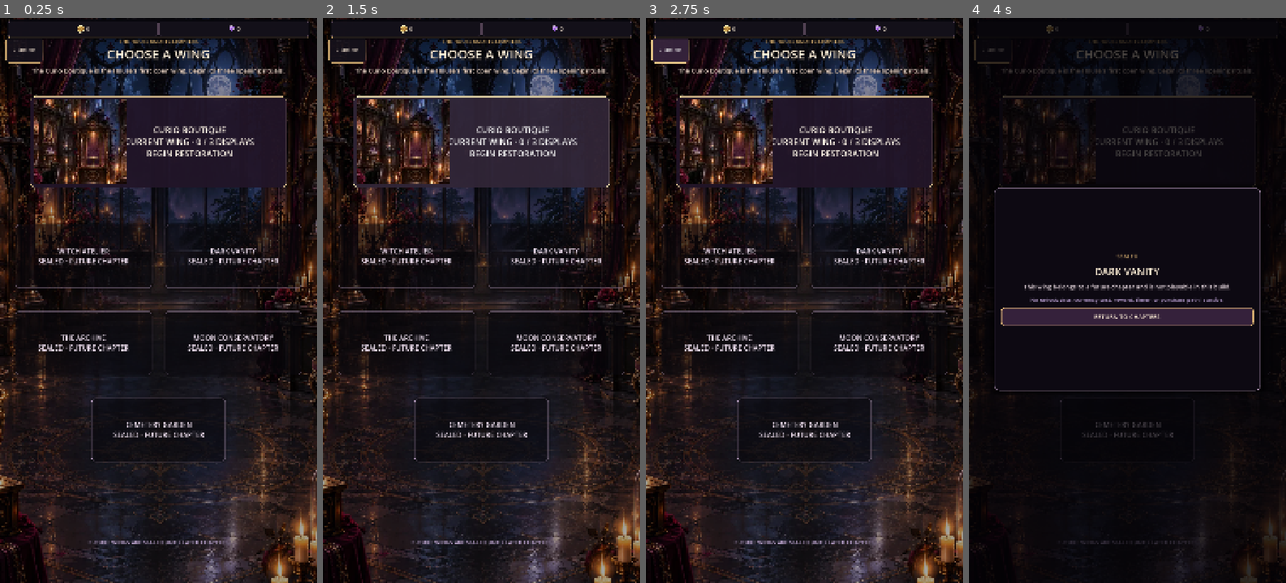
Above: before the commit, frames 1-4 (left to right).
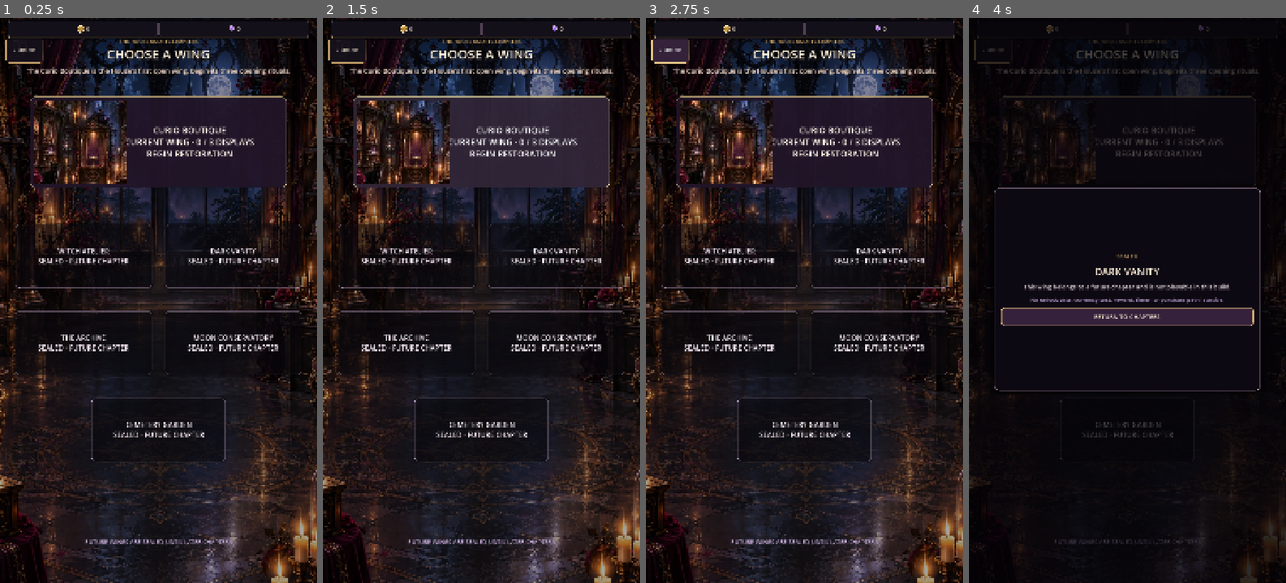
Above: after the commit, the same moments.

Repository: Jay-prodesign/akilta-match3
Game: Godot game, scene res://src/ui/map/chapter_select.tscn
The game is run twice, just before and just after one commit, with the same random seed, the same clock (stepped at 60 frames per second) and the same inputs. This scene is started directly instead of the project's main scene.
Inputs:
- Up to frame 1 (0.25 s): no input
- Up to frame 2 (1.5 s): click "CURIO BOUTIQUE CURRENT WING ·…" at 0.5 s; click "CURIO BOUTIQUE CURRENT WING ·…" at 1.25 s
- Up to frame 3 (2.75 s): click "‹ HOUSE" at 2 s
- Up to frame 4 (4 s): click "DARK VANITY SEALED · FUTURE C…" at 2.75 s; click "THE ARCHIVE SEALED · FUTURE C…" at 3.5 s

The runs differ from the first frame. In frame 1, 1.6% of the frame differs, in the area x 5-95%, y 8-94%; in frame 2, 1.6%; in frame 3, 1.6%; in frame 4, 0.3%.

Commit message:
Strengthen sealed-wing mobile readability

Diff:
--- a/src/ui/map/chapter_select.tscn
+++ b/src/ui/map/chapter_select.tscn
@@ -188,7 +188,7 @@
 theme_override_colors/font_color = Color(0.95, 0.86, 0.80, 1)
 theme_override_colors/font_outline_color = Color(0.02, 0.014, 0.028, 0.9)
 theme_override_constants/outline_size = 2
-theme_override_font_sizes/font_size = 22
+theme_override_font_sizes/font_size = 23
 horizontal_alignment = 1
 autowrap_mode = 2
 
@@ -226,8 +226,10 @@
 
 [node name="Chapter_witch_atelier" type="Button" parent="Layout/ChapterGrid"]
 layout_mode = 0
-theme_override_colors/font_color = Color(0.93, 0.87, 0.93, 1)
-theme_override_font_sizes/font_size = 23
+theme_override_colors/font_color = Color(0.97, 0.92, 0.96, 1)
+theme_override_colors/font_outline_color = Color(0.02, 0.014, 0.028, 0.96)
+theme_override_constants/outline_size = 3
+theme_override_font_sizes/font_size = 25
 theme_override_styles/normal = SubResource("LockedNormal")
 theme_override_styles/hover = SubResource("LockedHover")
 theme_override_styles/pressed = SubResource("LockedHover")
@@ -238,8 +240,10 @@
 
 [node name="Chapter_dark_vanity" type="Button" parent="Layout/ChapterGrid"]
 layout_mode = 0
-theme_override_colors/font_color = Color(0.93, 0.87, 0.93, 1)
-theme_override_font_sizes/font_size = 23
+theme_override_colors/font_color = Color(0.97, 0.92, 0.96, 1)
+theme_override_colors/font_outline_color = Color(0.02, 0.014, 0.028, 0.96)
+theme_override_constants/outline_size = 3
+theme_override_font_sizes/font_size = 25
 theme_override_styles/normal = SubResource("LockedNormal")
 theme_override_styles/hover = SubResource("LockedHover")
 theme_override_styles/pressed = SubResource("LockedHover")
@@ -250,8 +254,10 @@
 
 [node name="Chapter_archive" type="Button" parent="Layout/ChapterGrid"]
 layout_mode = 0
-theme_override_colors/font_color = Color(0.93, 0.87, 0.93, 1)
-theme_override_font_sizes/font_size = 23
+theme_override_colors/font_color = Color(0.97, 0.92, 0.96, 1)
+theme_override_colors/font_outline_color = Color(0.02, 0.014, 0.028, 0.96)
+theme_override_constants/outline_size = 3
+theme_override_font_sizes/font_size = 25
 theme_override_styles/normal = SubResource("LockedNormal")
 theme_override_styles/hover = SubResource("LockedHover")
 theme_override_styles/pressed = SubResource("LockedHover")
@@ -262,8 +268,10 @@
 
 [node name="Chapter_moon_conservatory" type="Button" parent="Layout/ChapterGrid"]
 layout_mode = 0
-theme_override_colors/font_color = Color(0.93, 0.87, 0.93, 1)
-theme_override_font_sizes/font_size = 23
+theme_override_colors/font_color = Color(0.97, 0.92, 0.96, 1)
+theme_override_colors/font_outline_color = Color(0.02, 0.014, 0.028, 0.96)
+theme_override_constants/outline_size = 3
+theme_override_font_sizes/font_size = 25
 theme_override_styles/normal = SubResource("LockedNormal")
 theme_override_styles/hover = SubResource("LockedHover")
 theme_override_styles/pressed = SubResource("LockedHover")
@@ -274,8 +282,10 @@
 
 [node name="Chapter_cemetery_garden" type="Button" parent="Layout/ChapterGrid"]
 layout_mode = 0
-theme_override_colors/font_color = Color(0.93, 0.87, 0.93, 1)
-theme_override_font_sizes/font_size = 23
+theme_override_colors/font_color = Color(0.97, 0.92, 0.96, 1)
+theme_override_colors/font_outline_color = Color(0.02, 0.014, 0.028, 0.96)
+theme_override_constants/outline_size = 3
+theme_override_font_sizes/font_size = 25
 theme_override_styles/normal = SubResource("LockedNormal")
 theme_override_styles/hover = SubResource("LockedHover")
 theme_override_styles/pressed = SubResource("LockedHover")
@@ -289,6 +299,6 @@
 theme_override_colors/font_color = Color(0.82, 0.72, 0.9, 1)
 theme_override_colors/font_outline_color = Color(0.02, 0.014, 0.028, 0.88)
 theme_override_constants/outline_size = 2
-theme_override_font_sizes/font_size = 19
+theme_override_font_sizes/font_size = 20
 horizontal_alignment = 1
 autowrap_mode = 2
